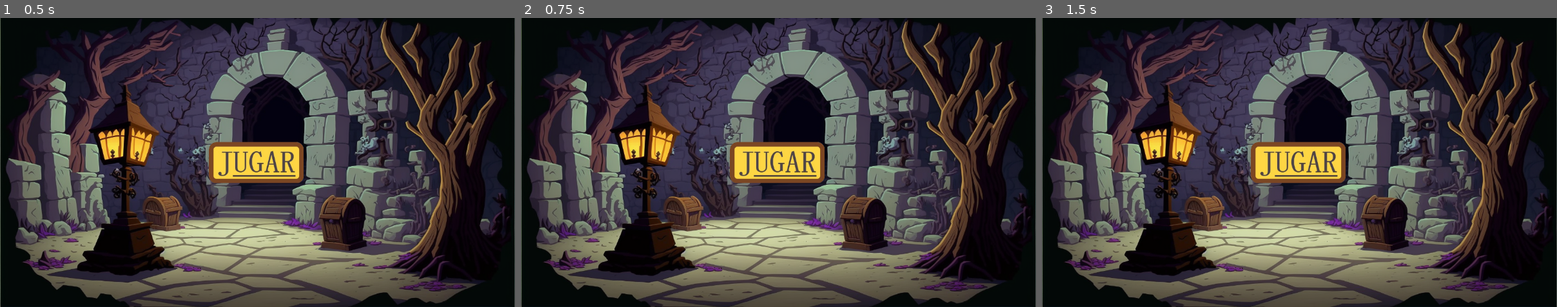
Above: before the commit, frames 1-3 (left to right).
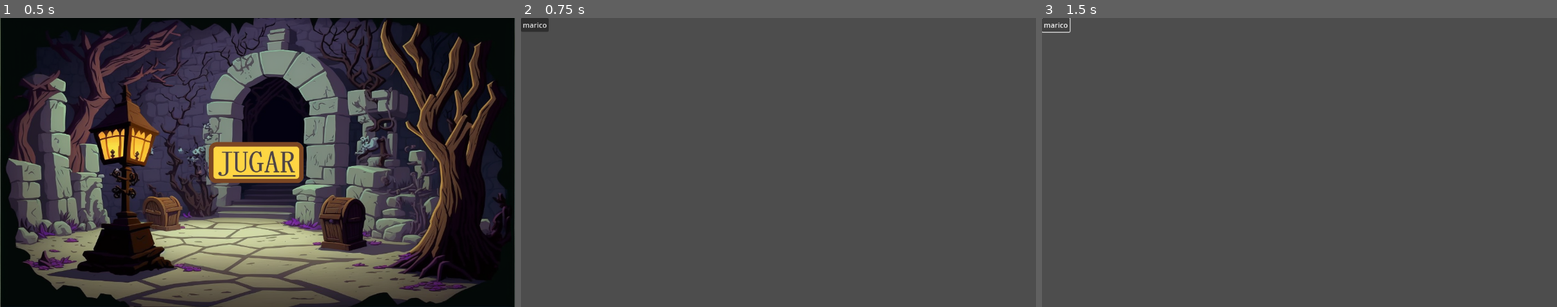
Above: after the commit, the same moments.

Repository: JoseManuelFuentesFernandez/ProyectoFinal
Game: Godot game, scene res://pantallas/menu/MenuPrincipal.tscn
Two runs of this game, one before a commit and one after it. Both use one fixed random seed, a clock stepped at 60 frames per second and the inputs below.
Inputs (mouse positions are in pixels of both pictures, inside the frame that each line leads up to):
- Up to frame 1 (0.5 s): no input
- Up to frame 2 (0.75 s): click (778, 162) at 0.52 s
- Up to frame 3 (1.5 s): click (1057, 23) at 1.25 s, where only the run after the commit has a clickable "marico"

Frame 1 is identical in both runs. In frame 2, 84% of the frame differs, in the area x 0-100%, y 0-100%; in frame 3, 84%.

Commit message:
Navegación básica a Selección Mundo
Planeado SelecciónMundo que sea un scroll container horizontal

Diff:
--- /dev/null
+++ b/Mazzcha/menu.gd
@@ -0,0 +1,16 @@
+extends Node
+
+
+# Called when the node enters the scene tree for the first time.
+func _ready():
+	pass # Replace with function body.
+
+
+# Called every frame. 'delta' is the elapsed time since the previous frame.
+func _process(delta):
+	pass
+
+
+func _on_play_button_pressed():
+	get_tree().change_scene_to_file("res://pantallas/seleccion_mazmorras/SeleccionMundo.tscn")
+	pass # Replace with function body.
--- a/Mazzcha/pantallas/menu/MenuPrincipal.tscn
+++ b/Mazzcha/pantallas/menu/MenuPrincipal.tscn
@@ -1,5 +1,6 @@
-[gd_scene load_steps=4 format=3 uid="uid://bn7qhyg3nnvym"]
+[gd_scene load_steps=5 format=3 uid="uid://bn7qhyg3nnvym"]
 
+[ext_resource type="Script" path="res://menu.gd" id="1_qmr4p"]
 [ext_resource type="Texture2D" uid="uid://dby5n0bkrldii" path="res://pantallas/menu/fondos/background-main.png" id="1_qq673"]
 [ext_resource type="Texture2D" uid="uid://du5nni6o0pxm2" path="res://pantallas/menu/botones/boton-jugar-removebg-preview.png" id="1_s8xiu"]
 [ext_resource type="Texture2D" uid="uid://bh4a5wt1n166x" path="res://pantallas/menu/botones/boton-jugar-removebg-preview-pressed.png" id="2_3ppa1"]
@@ -11,6 +12,7 @@
 anchor_bottom = 1.0
 grow_horizontal = 2
 grow_vertical = 2
+script = ExtResource("1_qmr4p")
 
 [node name="ControlBG" type="Control" parent="."]
 layout_mode = 1
@@ -45,7 +47,7 @@
 grow_horizontal = 2
 grow_vertical = 2
 
-[node name="TextureButton" type="TextureButton" parent="Control"]
+[node name="PlayButton" type="TextureButton" parent="Control"]
 layout_mode = 1
 anchors_preset = 8
 anchor_left = 0.5
@@ -63,3 +65,5 @@
 texture_normal = ExtResource("1_s8xiu")
 texture_pressed = ExtResource("2_3ppa1")
 stretch_mode = 3
+
+[connection signal="pressed" from="Control/PlayButton" to="." method="_on_play_button_pressed"]
--- /dev/null
+++ b/Mazzcha/pantallas/seleccion_mazmorras/SeleccionMundo.tscn
@@ -0,0 +1,37 @@
+[gd_scene format=3 uid="uid://u0g6kmf78uw5"]
+
+[node name="SeleccionMundo" type="Control"]
+layout_mode = 3
+anchors_preset = 15
+anchor_right = 1.0
+anchor_bottom = 1.0
+grow_horizontal = 2
+grow_vertical = 2
+
+[node name="ScrollContainer" type="ScrollContainer" parent="."]
+layout_mode = 1
+anchors_preset = 15
+anchor_right = 1.0
+anchor_bottom = 1.0
+offset_right = 671.0
+grow_horizontal = 2
+grow_vertical = 2
+scroll_horizontal_custom_step = 1.0
+scroll_vertical_custom_step = 1.0
+vertical_scroll_mode = 0
+
+[node name="Control" type="Control" parent="ScrollContainer"]
+layout_mode = 2
+
+[node name="Button2" type="Button" parent="ScrollContainer/Control"]
+offset_right = 62.0
+offset_bottom = 31.0
+text = "marico"
+
+[node name="Button" type="Button" parent="ScrollContainer/Control"]
+layout_mode = 0
+offset_left = 1573.11
+offset_top = 228.586
+offset_right = 1635.11
+offset_bottom = 259.586
+text = "marico"
